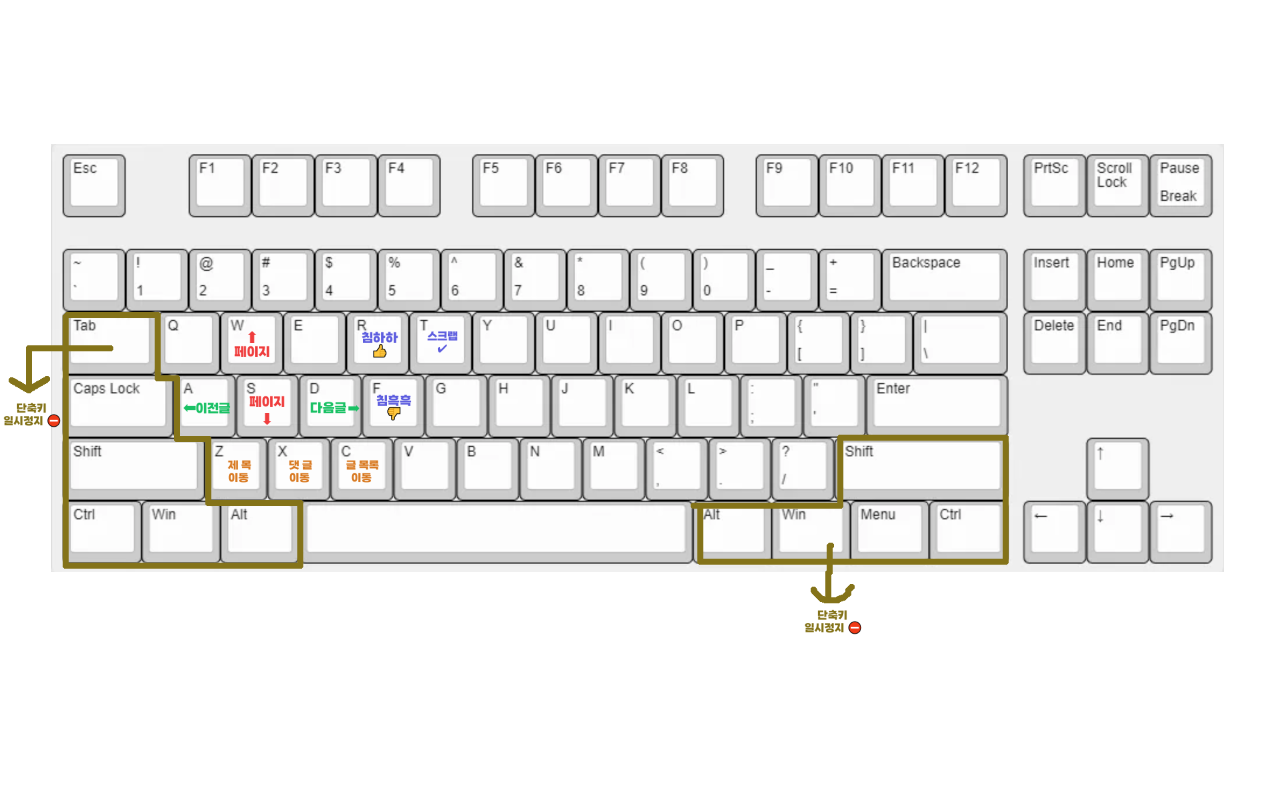
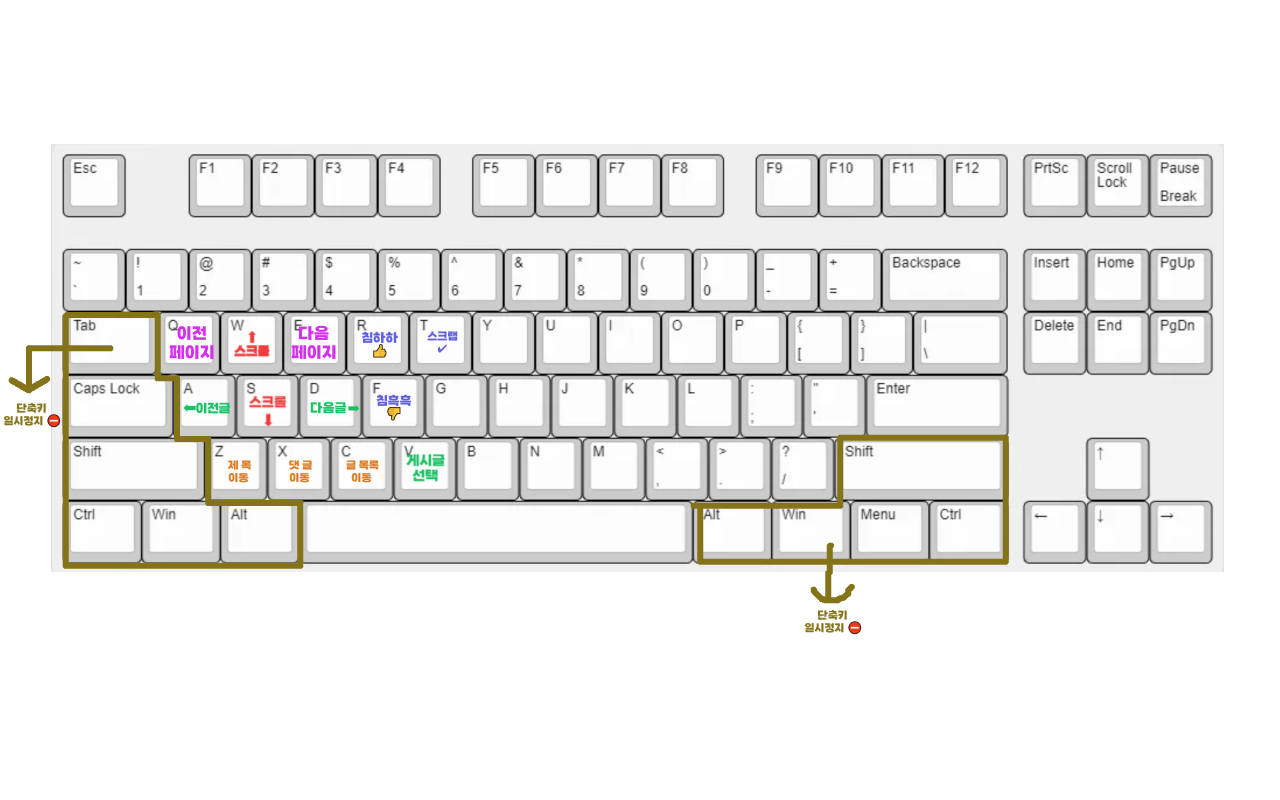
Revision of a layered 1280 × 800 image; what changed, layer by layer:
renamed "페이지 업" to "스크롤 업", painted on it over [234, 330, 270, 358]
renamed "페이지 다운" to "스크롤 다운", painted on it over [249, 395, 287, 427]
added layer "게시글 선택" in group "게시글 이동" over [406, 453, 445, 482]
added group "페이지 이동" with 2 layers above "레이아웃" over [169, 325, 336, 359]
added layer "다음 페이지" in group "페이지 이동" over [291, 325, 336, 359]
added layer "이전 ..." in group "페이지 이동" over [169, 326, 214, 359]
